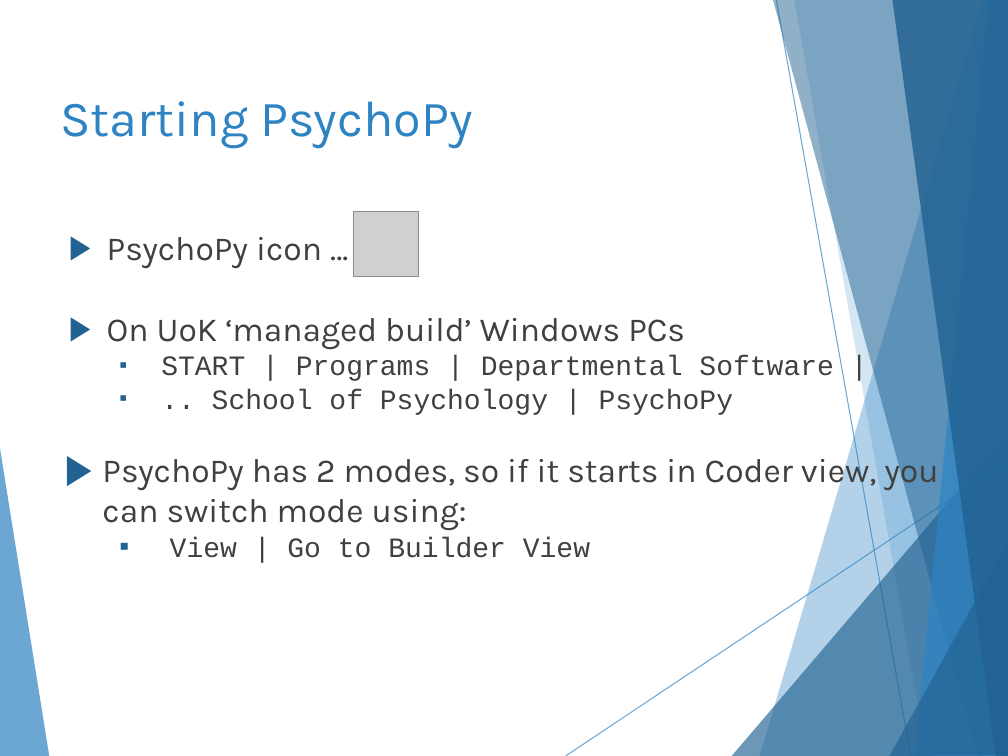
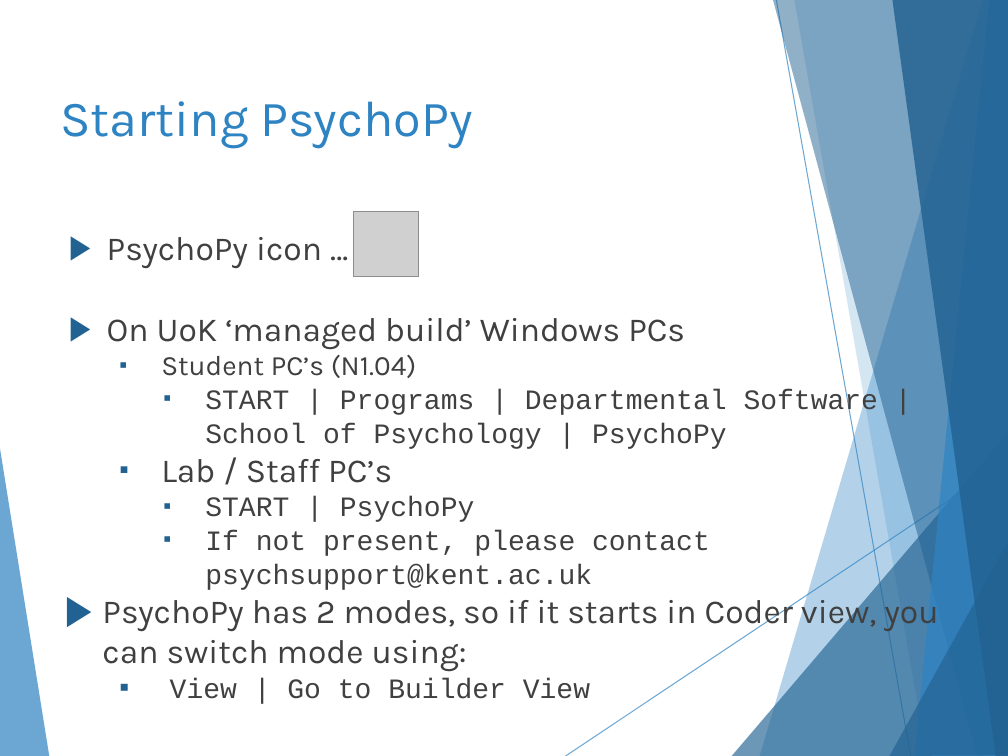
Before and after one commit to hlmpsy/psychopy_training, a slide deck: slide 7 of PsychoPy-Part1/PsychoPy-part1.pptx. Drawn at 1008x756 pixels with LibreOffice and Linux fonts; fonts in the diff are those of the drawing; grey boxes stand for pictures. Boxes give left, top, right and bottom in pixels: in the first picture for what was removed or moved away, otherwise in the second. Text is boxed around its words. In the diff, an @@ line names an element or a change of style, - is before the commit and + after.

```diff
--- a/PsychoPy-Part1/PsychoPy-part1.pptx
+++ b/PsychoPy-Part1/PsychoPy-part1.pptx
@@ text at (161,355,879,590): text changed @@
-  ▪ START | Programs | Departmental Software |
-  ▪ .. School of Psychology | PsychoPy
+  ▪ Student PC’s (N1.04)
+    ▪ START | Programs | Departmental Software | School of Psychology | PsychoPy
+  ▪ Lab / Staff PC’s
+    ▪ START | PsychoPy
+    ▪ If not present, please contact psychsupport@kent.ac.uk
```
Also in this commit, not shown: 9 other slides changed, 12 other files.
